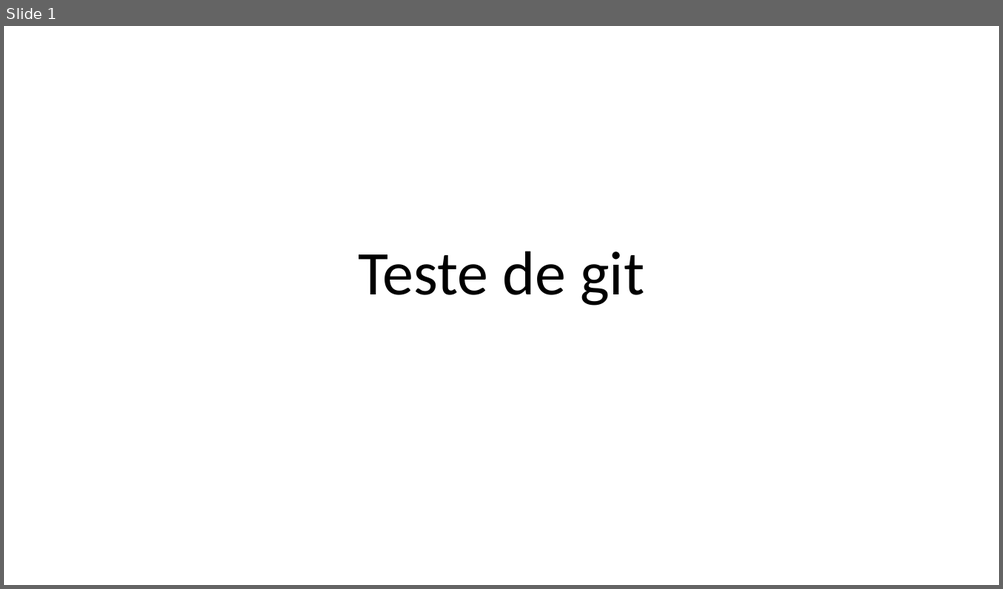
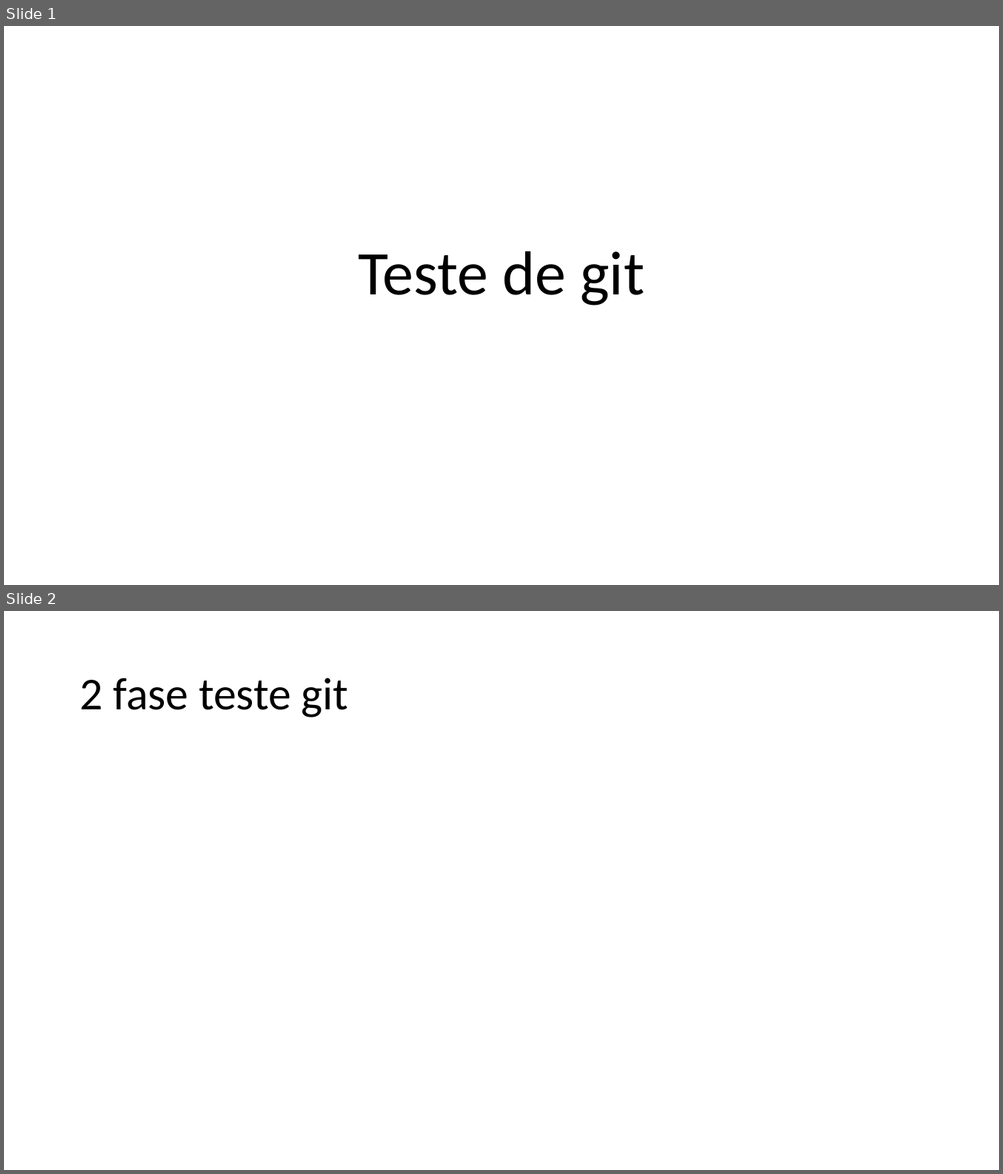
Before and after one commit to welltecnc/PROJETOBD1, a slide deck: Teste de git.pptx. Shown one above the other, each under a label of ours: slide 1 before the commit, slides 1 and 2 after it. The pictures are 1003x589 and 1003x1174 pixels, drawn with LibreOffice and Linux fonts; fonts in the diff are those of the drawing. Boxes give left, top, right and bottom in pixels: in the first picture for what was removed or moved away, otherwise in the second. Text is boxed around its words. In the diff, an @@ line names an element or a change of style, - is before the commit and + after.

Commit message:
Alterando 2 fase do power point

```diff
--- a/Teste de git.pptx
+++ b/Teste de git.pptx
@@ slide 2 added at [4, 611, 999, 1170], background #FFFFFF @@
@@ title added at [79, 678, 349, 718], 44 pt, text #000000 @@
+2 fase teste git
```
